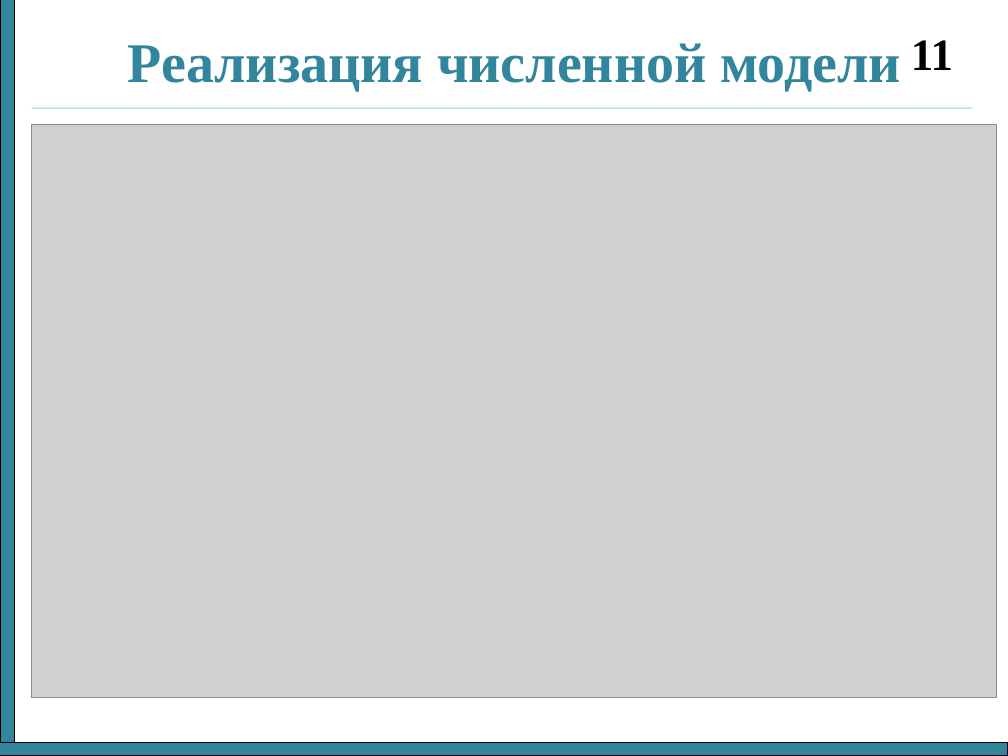
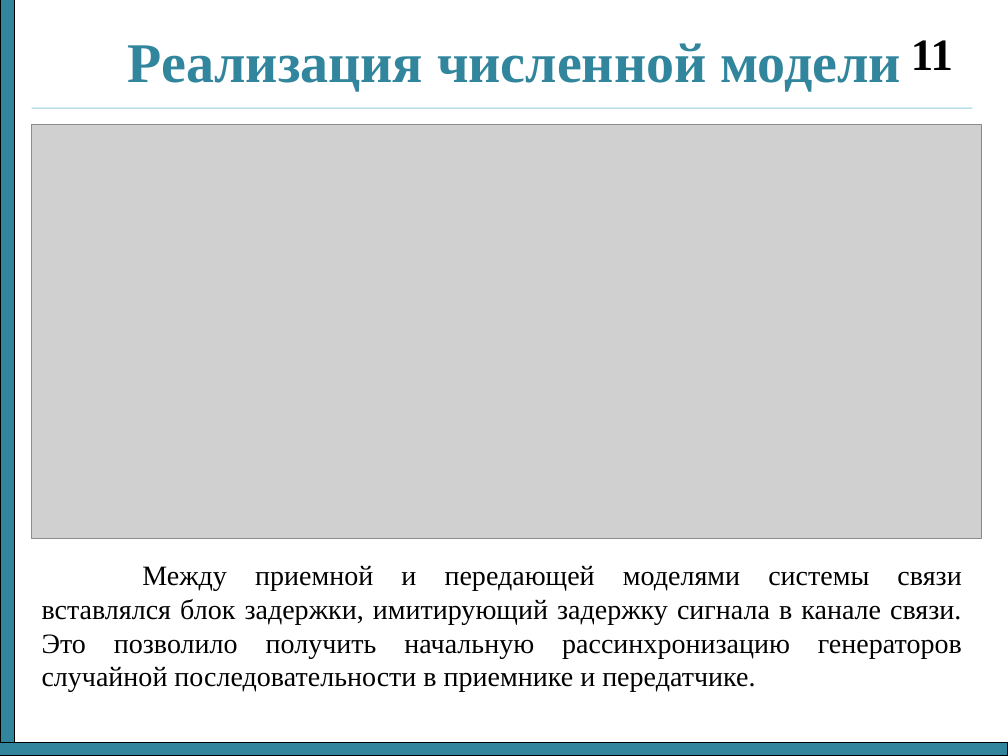
Before and after one commit to nikok94/dissertation, a slide deck: slide 11 of Отчет 3 семестр.ppt. Drawn at 1008x756 pixels with LibreOffice and Linux fonts; fonts in the diff are those of the drawing; grey boxes stand for pictures; background and template pictures are left out. Boxes give left, top, right and bottom in pixels: in the first picture for what was removed or moved away, otherwise in the second. Text is boxed around its words. In the diff, an @@ line names an element or a change of style, - is before the commit and + after.

```diff
--- a/Отчет 3 семестр.ppt
+++ b/Отчет 3 семестр.ppt
@@ picture: place and size @@
-picture at bbox=[31, 124, 996, 698]
+picture at bbox=[31, 124, 981, 538]
@@ text added at bbox=[42, 565, 962, 692], 20 pt, text #000000 @@
+Между приемной и передающей моделями системы связи вставлялся блок задержки, имитирующий задержку сигнала в канале связи. Это позволило получить начальную рассинхронизацию генераторов случайной последовательности в приемнике и передатчике.
```
Also in this commit, not shown: 11 other slides changed, 1 slide added, 1 slide removed, 2 other files.
